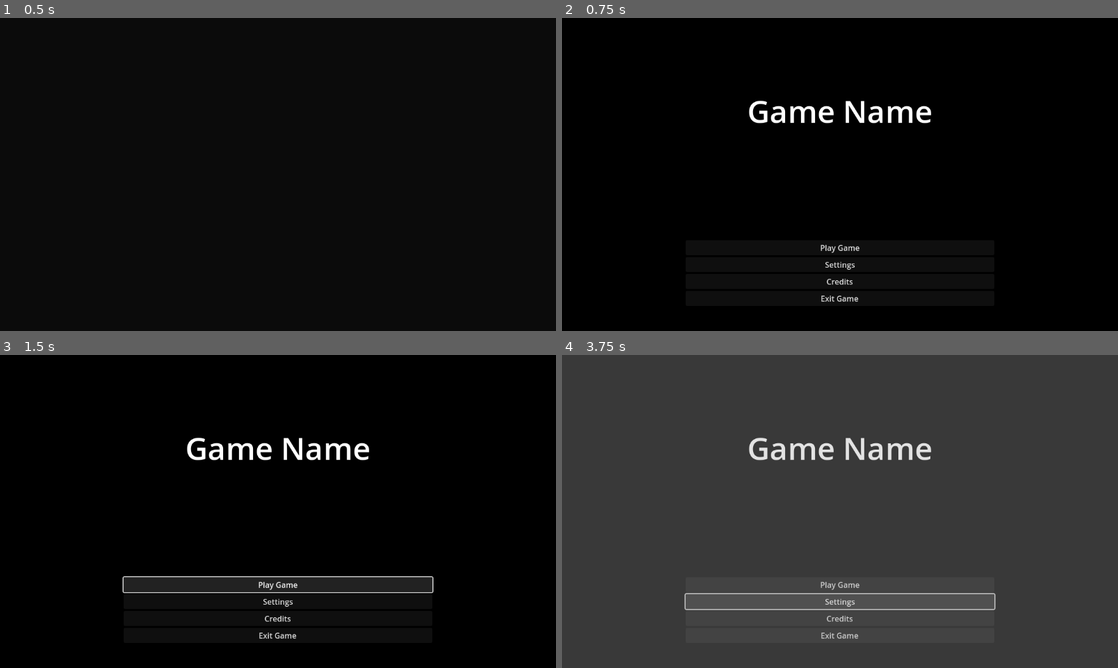
Above: before the commit, frames 1-4 (two rows, left to right).
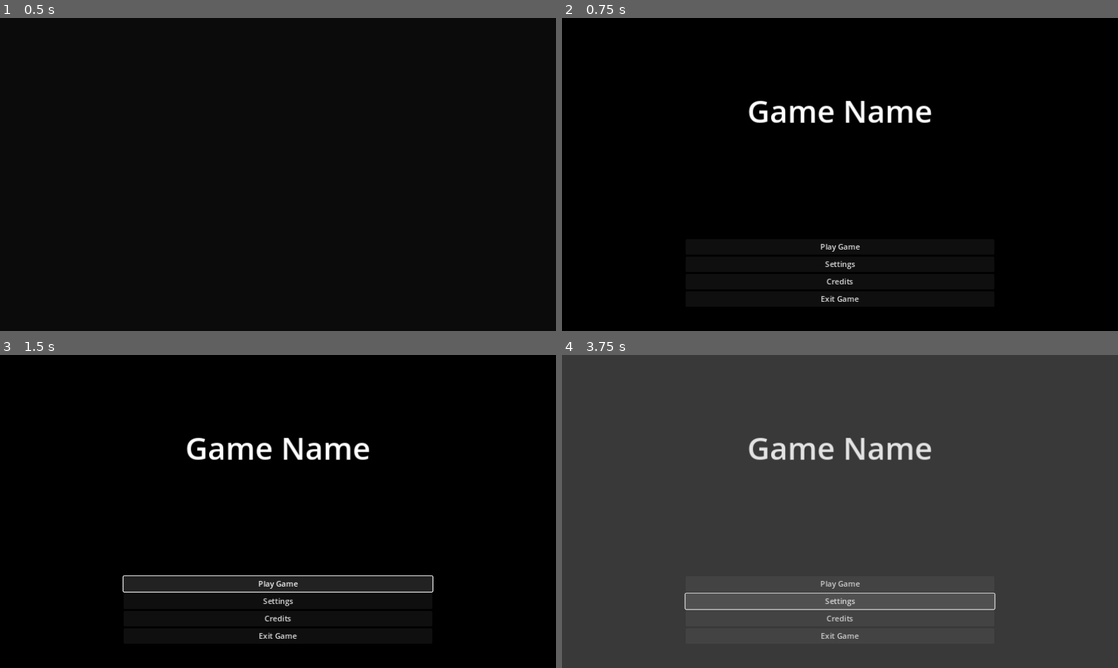
Above: after the commit, the same moments.

Repository: Zami77/MonsterModeBaseball
Game: Godot game, scene res://src/managers/game_manager/GameManager.tscn
Same seed, same stepped clock (60 frames per second), same inputs: the game is played once before the commit and once after it. Sound files missing from this copy of the repository are replaced by a short silence.
Inputs (mouse positions are in pixels of both pictures, inside the frame that each line leads up to):
- Up to frame 1 (0.5 s): no input
- Up to frame 2 (0.75 s): move the mouse to (962, 158) at 0.52 s
- Up to frame 3 (1.5 s): click "Play Game" at 1.25 s
- Up to frame 4 (3.75 s): click "Play Game" at 2 s; click "Play Game" at 2.75 s; click "Settings" at 3.5 s

Frame 1 is identical in both runs. In frame 2, 0.7% of the frame differs, in the area x 33-67%, y 26-91%; in frame 3, 1.5%, in the area x 22-78%, y 26-91%; in frame 4, 0.9%.

Commit message:
SlaksSlugger added

Diff:
--- a/project.godot
+++ b/project.godot
@@ -23,7 +23,7 @@
 
 [display]
 
-window/stretch/mode="viewport"
+window/stretch/mode="canvas_items"
 
 [rendering]
 
--- a/src/monster_cards/MonsterCard.gd
+++ b/src/monster_cards/MonsterCard.gd
@@ -1,3 +1,4 @@
+class_name MonsterCard
 extends Node2D
 
 @export var monster_name: String = "Monster"
@@ -6,6 +7,9 @@
 @export var monster_texture: Texture
 @export var pitch_result_card_resource: ResultCard
 @export var bat_result_card_resource: ResultCard
+
+@onready var monster_art: TextureRect = $MonsterArt
+@onready var monster_name_label: Label = $MonsterNameLabel
 
 var card_state: CardState = CardState.BATTER:
 	set(value):
@@ -32,6 +36,9 @@
 	if not pitch_result_card_resource or not bat_result_card_resource:
 		push_error("You need a pitch AND bat result resource in the monster card")
 		return
+
+	monster_art.texture = monster_texture
+	monster_name_label.text = monster_name
 
 	_fill_result_card_dictionaries()
 
--- a/src/monster_cards/MonsterCard.tscn
+++ b/src/monster_cards/MonsterCard.tscn
@@ -1,6 +1,26 @@
-[gd_scene load_steps=2 format=3 uid="uid://bk8sldh8eka1f"]
+[gd_scene load_steps=3 format=3 uid="uid://bk8sldh8eka1f"]
 
 [ext_resource type="Script" path="res://src/monster_cards/MonsterCard.gd" id="1_es3ja"]
+[ext_resource type="Theme" uid="uid://gns8b3cfwrab" path="res://src/ui/themes/default_theme.tres" id="2_v2dwo"]
 
 [node name="MonsterCard" type="Node2D"]
 script = ExtResource("1_es3ja")
+
+[node name="CardFrame" type="ColorRect" parent="."]
+offset_right = 192.0
+offset_bottom = 256.0
+color = Color(0, 0, 0, 0.807843)
+
+[node name="MonsterArt" type="TextureRect" parent="."]
+offset_right = 192.0
+offset_bottom = 256.0
+expand_mode = 1
+stretch_mode = 5
+
+[node name="MonsterNameLabel" type="Label" parent="."]
+offset_right = 192.0
+offset_bottom = 32.0
+theme = ExtResource("2_v2dwo")
+text = "Monster"
+horizontal_alignment = 1
+vertical_alignment = 1
--- /dev/null
+++ b/src/monster_cards/MonsterCharacter.gd
@@ -0,0 +1,4 @@
+class_name MonsterCharacter
+extends Node2D
+
+@onready var monster_card: MonsterCard = $MonsterCard
--- /dev/null
+++ b/src/monster_cards/goblins/slaks_slugger/SlaksSlugger.tscn
@@ -0,0 +1,16 @@
+[gd_scene load_steps=6 format=3 uid="uid://chn3fu5lyymr2"]
+
+[ext_resource type="Script" path="res://src/monster_cards/MonsterCharacter.gd" id="1_sw4o8"]
+[ext_resource type="PackedScene" uid="uid://bk8sldh8eka1f" path="res://src/monster_cards/MonsterCard.tscn" id="2_7546v"]
+[ext_resource type="Texture2D" uid="uid://dnfx373aonvcs" path="res://src/monster_cards/goblins/slaks_slugger/DALL·E 2023-11-28 21.11.27 - goblin in a baseball uniform, cartoon style.png" id="3_echkr"]
+[ext_resource type="Resource" uid="uid://d3iy11hfv54cf" path="res://src/monster_cards/goblins/slaks_slugger/SlaksSluggerPitchResult.tres" id="4_ee2wo"]
+[ext_resource type="Resource" uid="uid://bnr4hpxxn0j7y" path="res://src/monster_cards/goblins/slaks_slugger/SlaksSluggerBatResult.tres" id="5_eo6tf"]
+
+[node name="SlaksSlugger" type="Node2D"]
+script = ExtResource("1_sw4o8")
+
+[node name="MonsterCard" parent="." instance=ExtResource("2_7546v")]
+monster_name = "Slaks Slugger"
+monster_texture = ExtResource("3_echkr")
+pitch_result_card_resource = ExtResource("4_ee2wo")
+bat_result_card_resource = ExtResource("5_eo6tf")
--- /dev/null
+++ b/src/monster_cards/goblins/slaks_slugger/SlaksSluggerBatResult.tres
@@ -0,0 +1,13 @@
+[gd_resource type="Resource" script_class="ResultCard" load_steps=2 format=3 uid="uid://bnr4hpxxn0j7y"]
+
+[ext_resource type="Script" path="res://src/monster_cards/ResultCard.gd" id="1_j2ur4"]
+
+[resource]
+script = ExtResource("1_j2ur4")
+strike_out_range = Array[int]([1, 2])
+fly_ball_range = Array[int]([3, 5])
+ground_ball_out_range = Array[int]([6, 7])
+single_range = Array[int]([8, 11])
+double_range = Array[int]([12, 16])
+triple_range = Array[int]([17, 19])
+home_run_range = Array[int]([20, 20])
--- /dev/null
+++ b/src/monster_cards/goblins/slaks_slugger/SlaksSluggerPitchResult.tres
@@ -0,0 +1,13 @@
+[gd_resource type="Resource" script_class="ResultCard" load_steps=2 format=3 uid="uid://d3iy11hfv54cf"]
+
+[ext_resource type="Script" path="res://src/monster_cards/ResultCard.gd" id="1_lb7cd"]
+
+[resource]
+script = ExtResource("1_lb7cd")
+strike_out_range = Array[int]([1, 8])
+fly_ball_range = Array[int]([9, 11])
+ground_ball_out_range = Array[int]([12, 14])
+single_range = Array[int]([15, 17])
+double_range = Array[int]([18, 20])
+triple_range = Array[int]([-1, -1])
+home_run_range = Array[int]([-1, -1])
Binary file added: src/monster_cards/goblins/slaks_slugger/DALL·E 2023-11-28 21.11.27 - goblin in a baseball uniform, cartoon style.png
Not shown, added: src/monster_cards/goblins/slaks_slugger/DALL·E 2023-11-28 21.11.27 - goblin in a baseball uniform, cartoon style.png.import
